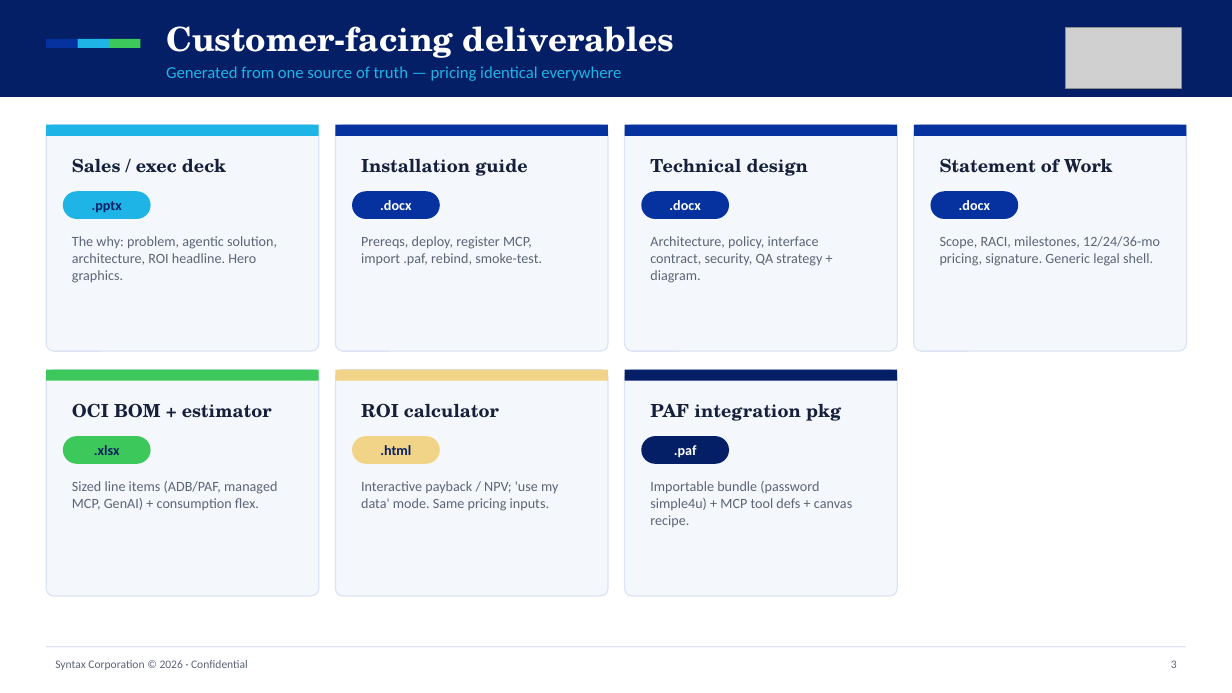
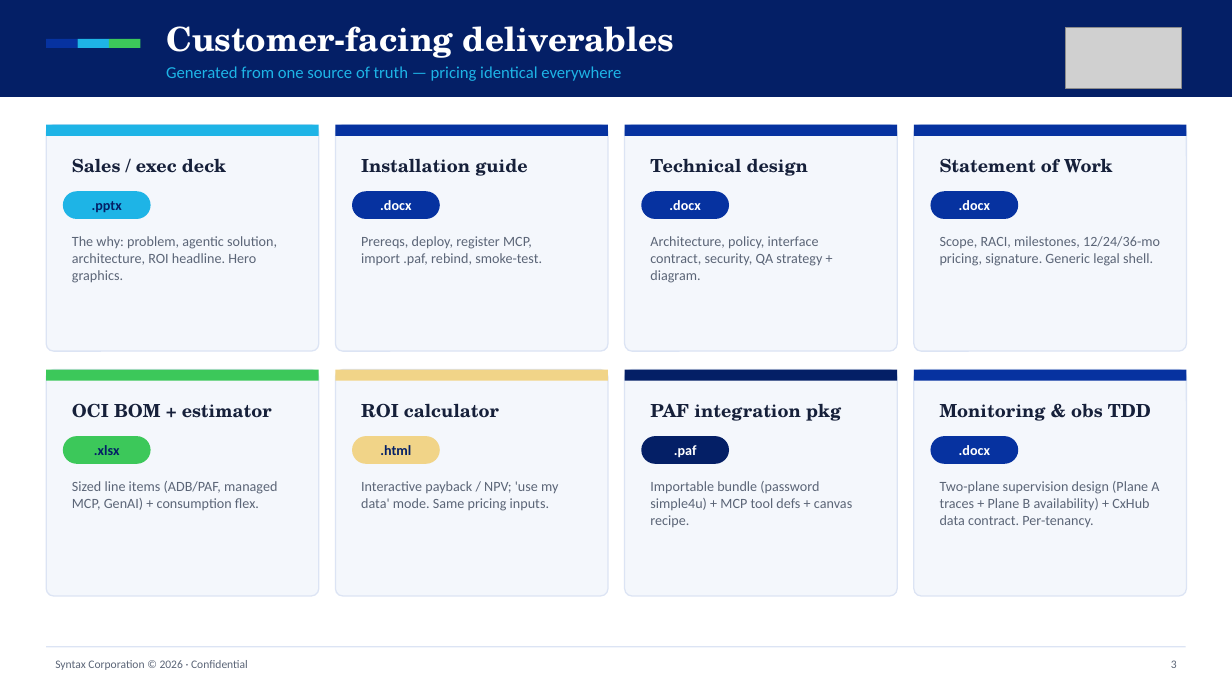
Before and after one commit to mikememiller/paf_claud_skill, a slide deck: slide 3 of deliverables/PAF_Factory_Deliverables.pptx. Drawn at 1232x693 pixels with LibreOffice and Linux fonts; fonts in the diff are those of the drawing; grey boxes stand for pictures. Boxes give left, top, right and bottom in pixels: in the first picture for what was removed or moved away, otherwise in the second. Text is boxed around its words. In the diff, an @@ line names an element or a change of style, - is before the commit and + after.

Commit message:
PAF 26.4 v2.1.0 — observability + two-plane monitoring, deck monitoring slides; relocate hooks to settings fragment for upload-clean frontmatter

```diff
--- a/deliverables/PAF_Factory_Deliverables.pptx
+++ b/deliverables/PAF_Factory_Deliverables.pptx
@@ rounded rectangle added at <box>914,370,1187,596</box>, fill #F4F7FC, outline #DCE4F4 1 pt @@
@@ rectangle added at <box>914,370,1187,381</box>, fill #0632A0 @@
@@ text added at <box>940,403,1151,421</box>, 14 pt, text #16203A, bold @@
+Monitoring & obs TDD
@@ rounded rectangle added at <box>931,436,1019,464</box>, fill #0632A0 @@
@@ text added at <box>959,445,990,455</box>, 11 pt, text #FFFFFF, bold @@
+.docx
@@ text added at <box>940,481,1159,527</box>, 11 pt, text #5B6577 @@
+Two-plane supervision design (Plane A traces + Plane B availability) + CxHub data contract. Per-tenancy.
```
Also in this commit, not shown: 2 other slides changed, 1 slide added, 16 other files.
